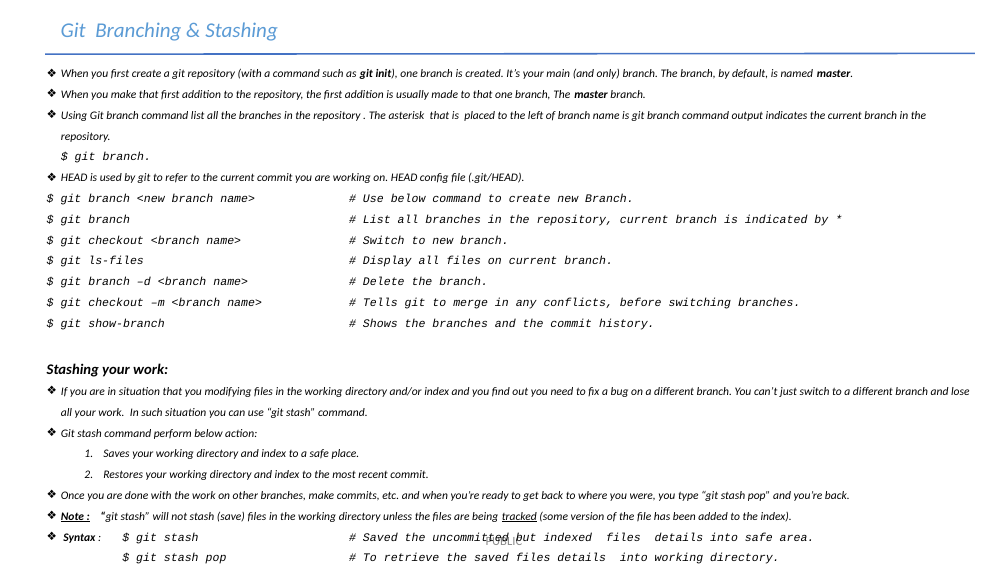
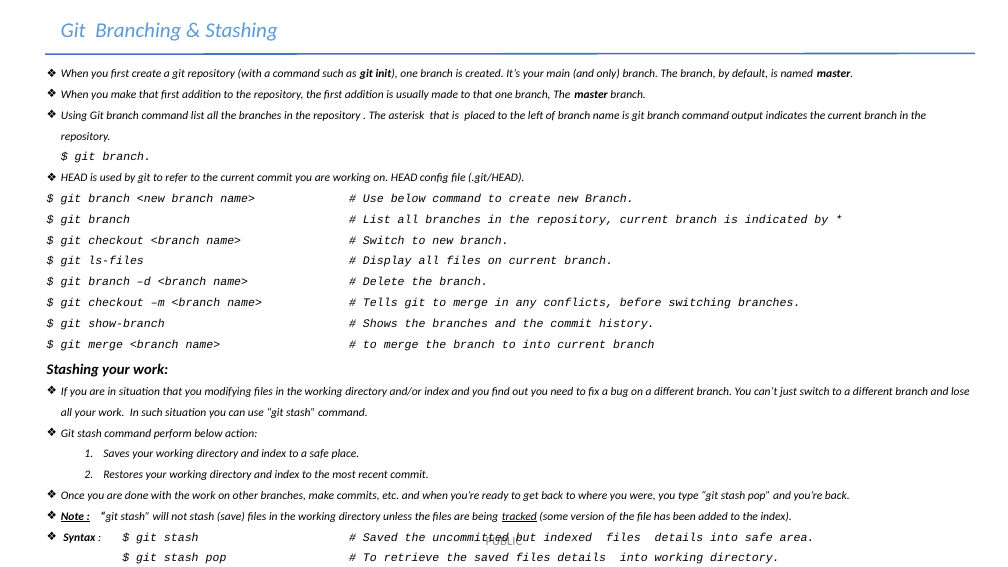
Before and after one commit to rakesh100282/Git-1, a slide deck: slide 18 of Git-V 0.1.pptx (slide 17 before the commit). Drawn at 1008x567 pixels with LibreOffice and Linux fonts; fonts in the diff are those of the drawing. Boxes give left, top, right and bottom in pixels: in the first picture for what was removed or moved away, otherwise in the second. Text is boxed around its words. In the diff, an @@ line names an element or a change of style, - is before the commit and + after.

```diff
--- a/Git-V 0.1.pptx
+++ b/Git-V 0.1.pptx
@@ text at [61, 340, 655, 351]: paragraph added @@
+$ git merge <branch name> # to merge the branch to into current branch
```
Also in this commit, not shown: 7 other slides changed, 11 slides added, 1 slide removed.
